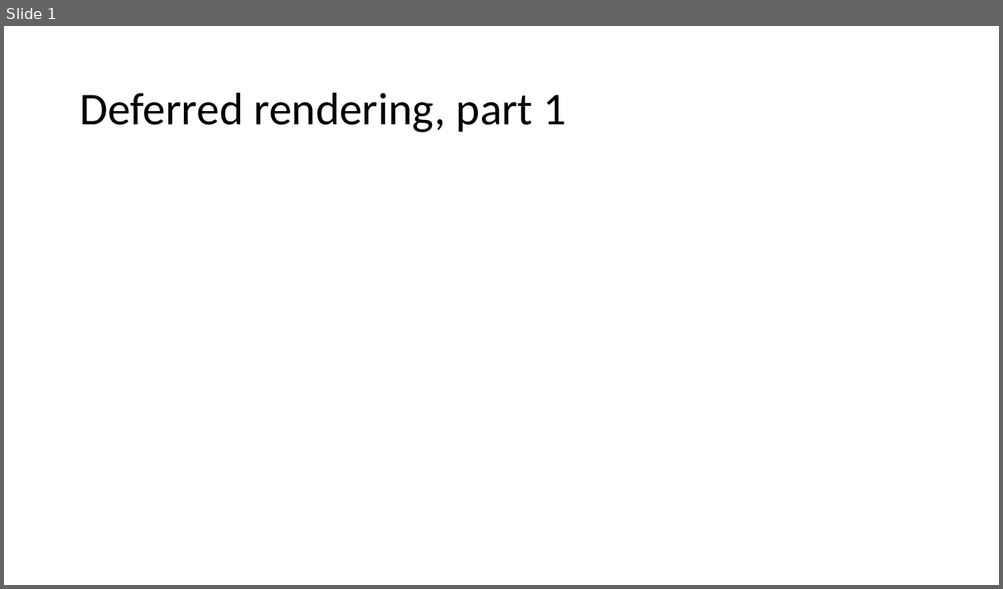
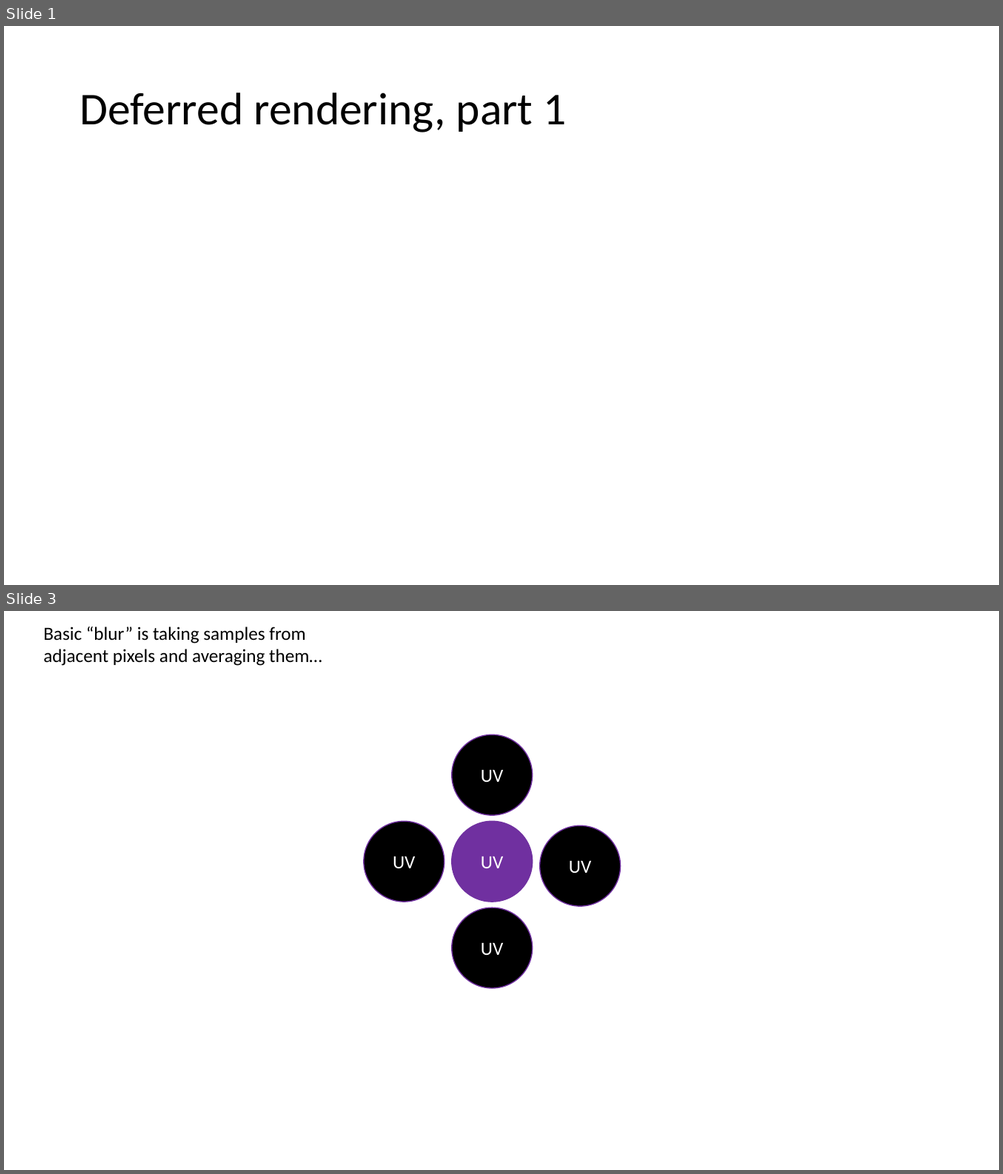
Before and after one commit to FeeneyCodes/GDP202324, a slide deck: 6020_Graph_2/D2D/Week_05 (2nd pass)/2nd pass effects.pptx. Shown one above the other, each under a label of ours: slide 1 before the commit, slides 1 and 3 after it; the slides between them are not shown. The pictures are 1003x589 and 1003x1174 pixels, drawn with LibreOffice and Linux fonts; fonts in the diff are those of the drawing. Boxes give left, top, right and bottom in pixels: in the first picture for what was removed or moved away, otherwise in the second. Text is boxed around its words. In the diff, an @@ line names an element or a change of style, - is before the commit and + after.

```diff
--- a/6020_Graph_2/D2D/Week_05 (2nd pass)/2nd pass effects.pptx
+++ b/6020_Graph_2/D2D/Week_05 (2nd pass)/2nd pass effects.pptx
@@ slide 3 added at [4,611,999,1170], background #FFFFFF @@
@@ text added at [43,627,322,666], 18 pt, text #000000 @@
+Basic “blur” is taking samples from adjacent pixels and averaging them…
@@ ellipse added at [452,735,532,815], fill #000000, outline #7030A0 1 pt, 18 pt, text #FFFFFF @@
+UV
@@ ellipse added at [364,821,444,902], fill #000000, outline #7030A0 1 pt, 18 pt, text #FFFFFF @@
+UV
@@ ellipse added at [452,821,532,902], fill #7030A0, outline #7030A0 1 pt, 18 pt, text #FFFFFF @@
+UV
@@ ellipse added at [540,826,620,906], fill #000000, outline #7030A0 1 pt, 18 pt, text #FFFFFF @@
+UV
@@ ellipse added at [452,908,532,988], fill #000000, outline #7030A0 1 pt, 18 pt, text #FFFFFF @@
+UV
```
Also in this commit, not shown: 4 other slides added, 3 slides removed, 4 other files.
